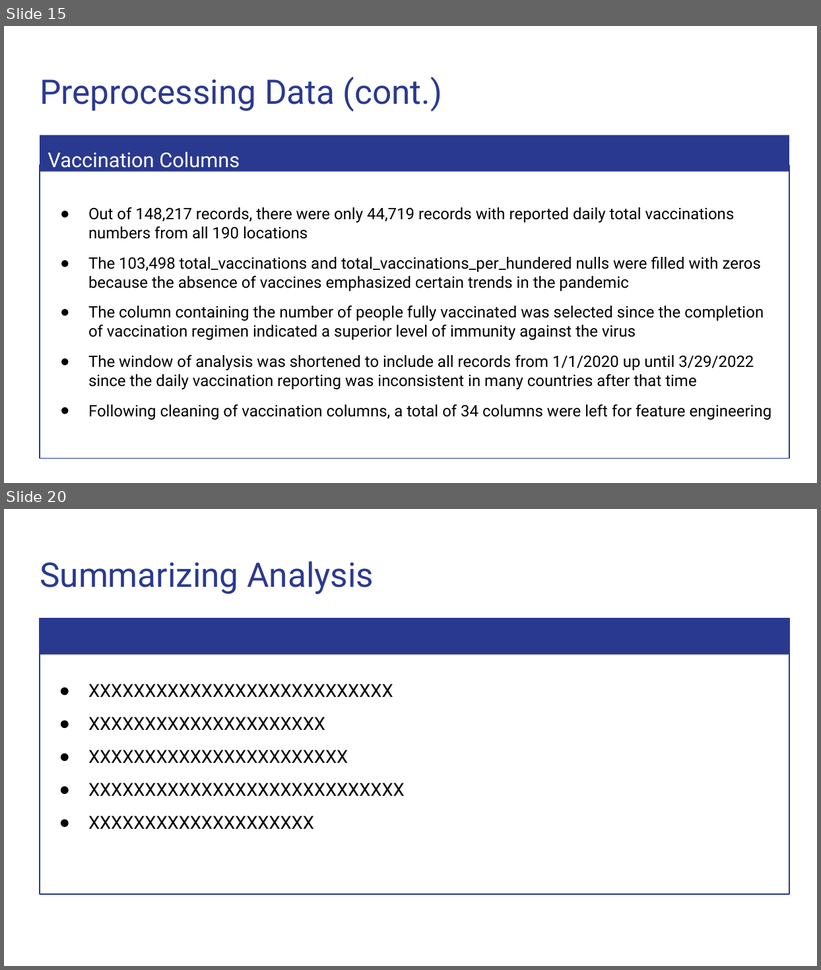
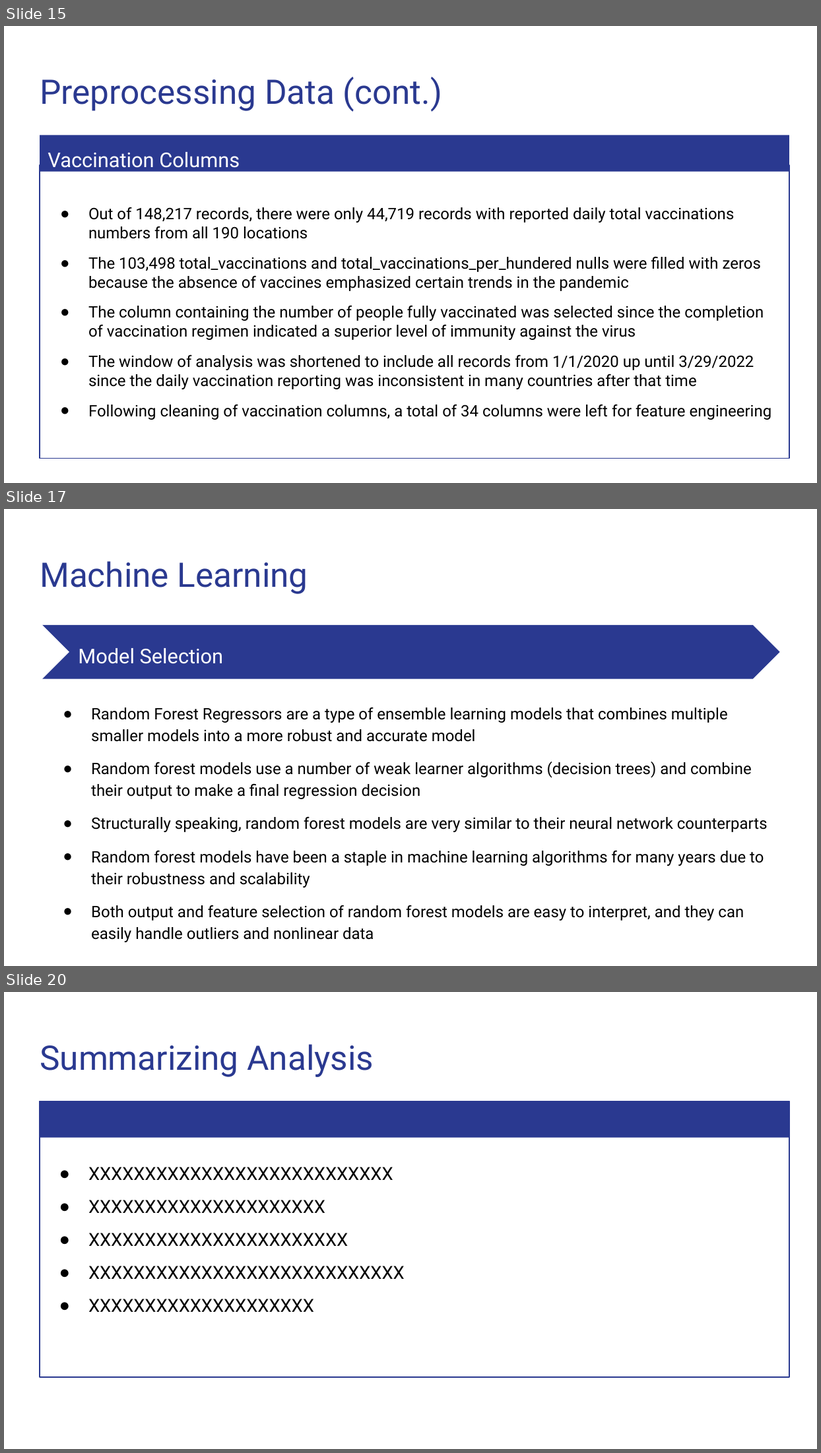
Before and after one commit to Magzzie/COVID-19_Analysis, a slide deck: COVID-19 Analysis.pptx. Shown one above the other, each under a label of ours: slides 15 and 20 before the commit, slides 15, 17 and 20 after it; the slides between them are not shown. The pictures are 821x970 and 821x1453 pixels, drawn with LibreOffice and Linux fonts; fonts in the diff are those of the drawing. Boxes give left, top, right and bottom in pixels: in the first picture for what was removed or moved away, otherwise in the second. Text is boxed around its words. In the diff, an @@ line names an element or a change of style, - is before the commit and + after.

Commit message:
updating ML and data preprocessing of data to presentation

```diff
--- a/COVID-19 Analysis.pptx
+++ b/COVID-19 Analysis.pptx
@@ slide 17 added at (4, 509, 817, 966), background #FFFFFF @@
@@ title added at (40, 561, 308, 594), 30 pt, text #2A3990 @@
+Machine Learning
@@ chevron added at (42, 625, 780, 679), fill #2A3990 @@
@@ text added at (78, 648, 224, 664), 18 pt, text #FFFFFF @@
+Model Selection
@@ text added at (91, 707, 768, 921), 14 pt, text #000000 @@
+● Random Forest Regressors are a type of ensemble learning models that combines multiple smaller models into a more robust and accurate model
+● Random forest models use a number of weak learner algorithms (decision trees) and combine their output to make a final regression decision
+● Structurally speaking, random forest models are very similar to their neural network counterparts
+● Random forest models have been a staple in machine learning algorithms for many years due to their robustness and scalability
+● Both output and feature selection of random forest models are easy to interpret, and they can easily handle outliers and nonlinear data
```
Also in this commit, not shown: 7 slides changed, 1 slide removed.
